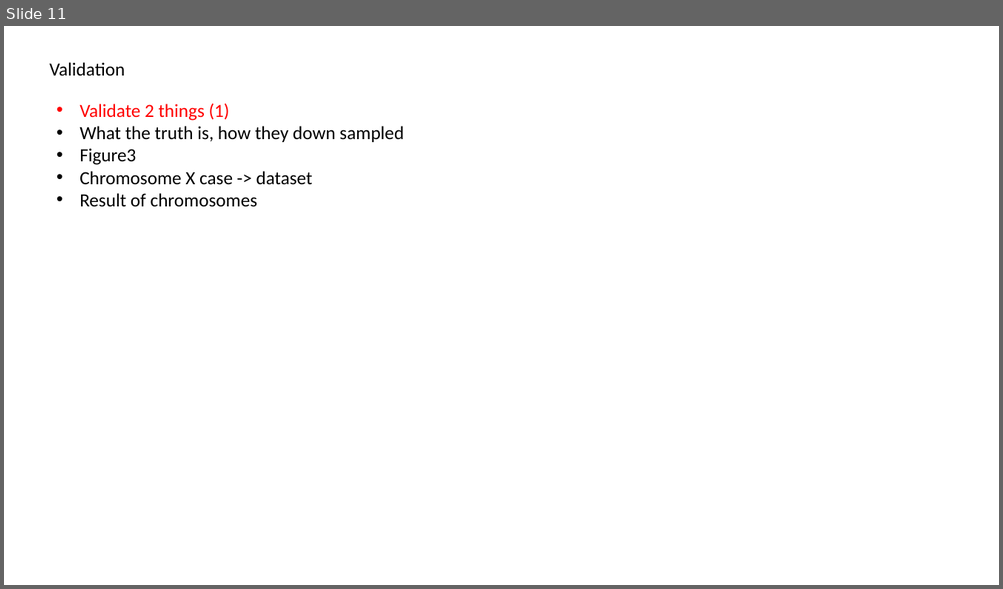
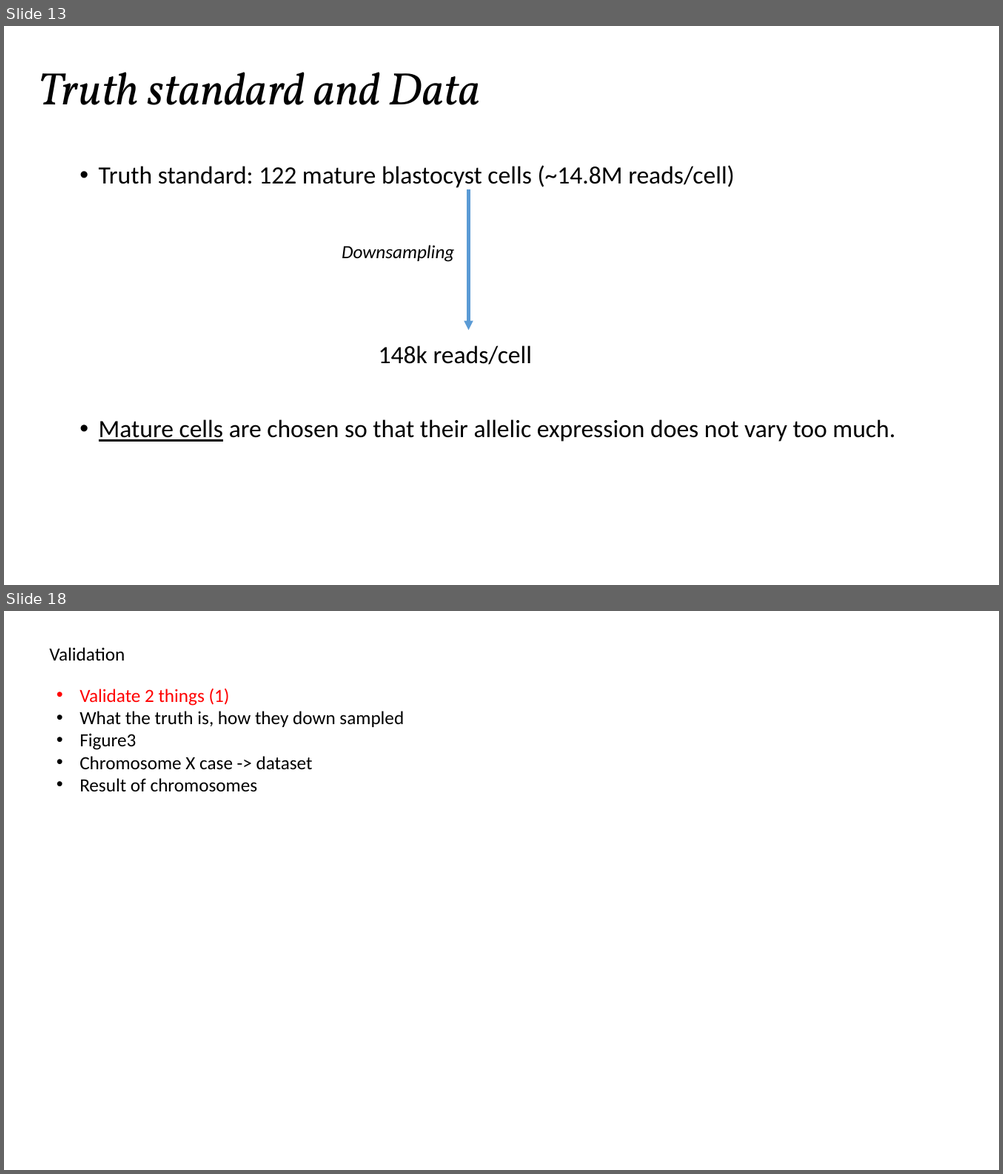
Before and after one commit to SmaragdaDimitrakopoulou/Paper-Presentation, a slide deck: presentation.pptx. Shown one above the other, each under a label of ours: slide 11 before the commit, slides 13 and 18 after it; the slides between them are not shown. The pictures are 1003x589 and 1003x1174 pixels, drawn with LibreOffice and Linux fonts; fonts in the diff are those of the drawing. Boxes give left, top, right and bottom in pixels: in the first picture for what was removed or moved away, otherwise in the second. Text is boxed around its words. In the diff, an @@ line names an element or a change of style, - is before the commit and + after.

```diff
--- a/presentation.pptx
+++ b/presentation.pptx
@@ slide 13 added at <box>4,26,999,585</box>, background #FFFFFF @@
@@ text added at <box>38,72,480,105</box>, 44 pt, text #000000, italic @@
+Truth standard and Data
@@ text added at <box>99,165,895,442</box>, 24 pt, text #000000 @@
+• Truth standard: 122 mature blastocyst cells (~14.8M reads/cell)
+Downsampling
+148k reads/cell
+• Mature cells are chosen so that their allelic expression does not vary too much.
@@ arrow added from (469, 190) to (469, 330), #5B9BD5 3 pt @@
@@ what was slide 11 is now slide 18 @@
```
Also in this commit, not shown: 6 other slides added.
